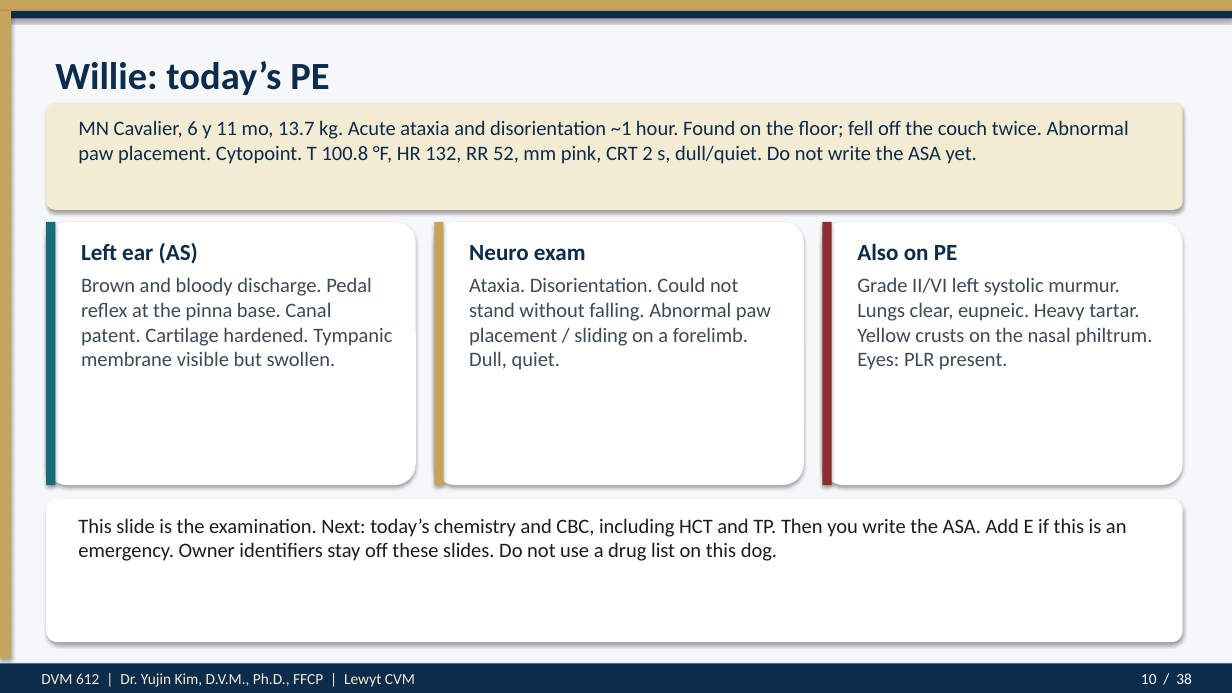
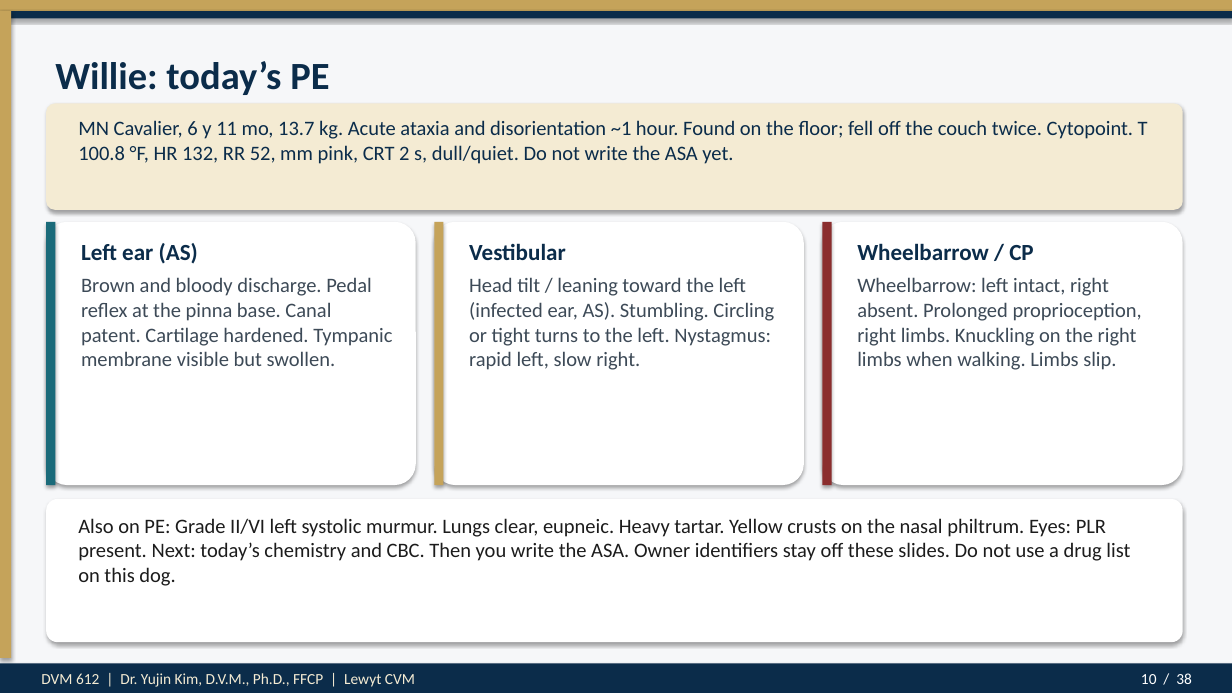
Before and after one commit to drkimvet/happycare, a slide deck: slide 10 of lectures/DVM-612_Week4_Preop_PatientPrep_Postop.pptx. Drawn at 1232x693 pixels with LibreOffice and Linux fonts; fonts in the diff are those of the drawing. Boxes give left, top, right and bottom in pixels: in the first picture for what was removed or moved away, otherwise in the second. Text is boxed around its words. In the diff, an @@ line names an element or a change of style, - is before the commit and + after.

```diff
--- a/lectures/DVM-612_Week4_Preop_PatientPrep_Postop.pptx
+++ b/lectures/DVM-612_Week4_Preop_PatientPrep_Postop.pptx
@@ text at (78, 120, 1148, 164): text changed @@
-MN Cavalier, 6 y 11 mo, 13.7 kg. Acute ataxia and disorientation ~1 hour. Found on the floor; fell off the couch twice. Abnormal paw placement. Cytopoint. T 100.8 °F, HR 132, RR 52, mm pink, CRT 2 s, dull/quiet. Do not write the ASA yet.
+MN Cavalier, 6 y 11 mo, 13.7 kg. Acute ataxia and disorientation ~1 hour. Found on the floor; fell off the couch twice. Cytopoint. T 100.8 °F, HR 132, RR 52, mm pink, CRT 2 s, dull/quiet. Do not write the ASA yet.
@@ text at (469, 243, 566, 260): text changed @@
-Neuro exam
+Vestibular
@@ text at (857, 243, 1034, 260): text changed @@
-Also on PE
+Wheelbarrow / CP
@@ text at (469, 277, 774, 370): text changed @@
-Ataxia. Disorientation. Could not stand without falling. Abnormal paw placement / sliding on a forelimb. Dull, quiet.
+Head tilt / leaning toward the left (infected ear, AS). Stumbling. Circling or tight turns to the left. Nystagmus: rapid left, slow right.
@@ text at (857, 277, 1142, 370): text changed @@
-Grade II/VI left systolic murmur. Lungs clear, eupneic. Heavy tartar. Yellow crusts on the nasal philtrum. Eyes: PLR present.
+Wheelbarrow: left intact, right absent. Prolonged proprioception, right limbs. Knuckling on the right limbs when walking. Limbs slip.
@@ text at (78, 518, 1130, 586): text changed @@
-This slide is the examination. Next: today’s chemistry and CBC, including HCT and TP. Then you write the ASA. Add E if this is an emergency. Owner identifiers stay off these slides. Do not use a drug list on this dog.
+Also on PE: Grade II/VI left systolic murmur. Lungs clear, eupneic. Heavy tartar. Yellow crusts on the nasal philtrum. Eyes: PLR present. Next: today’s chemistry and CBC. Then you write the ASA. Owner identifiers stay off these slides. Do not use a drug list on this dog.
```
Also in this commit, not shown: 1 other slide changed, 5 other files.
